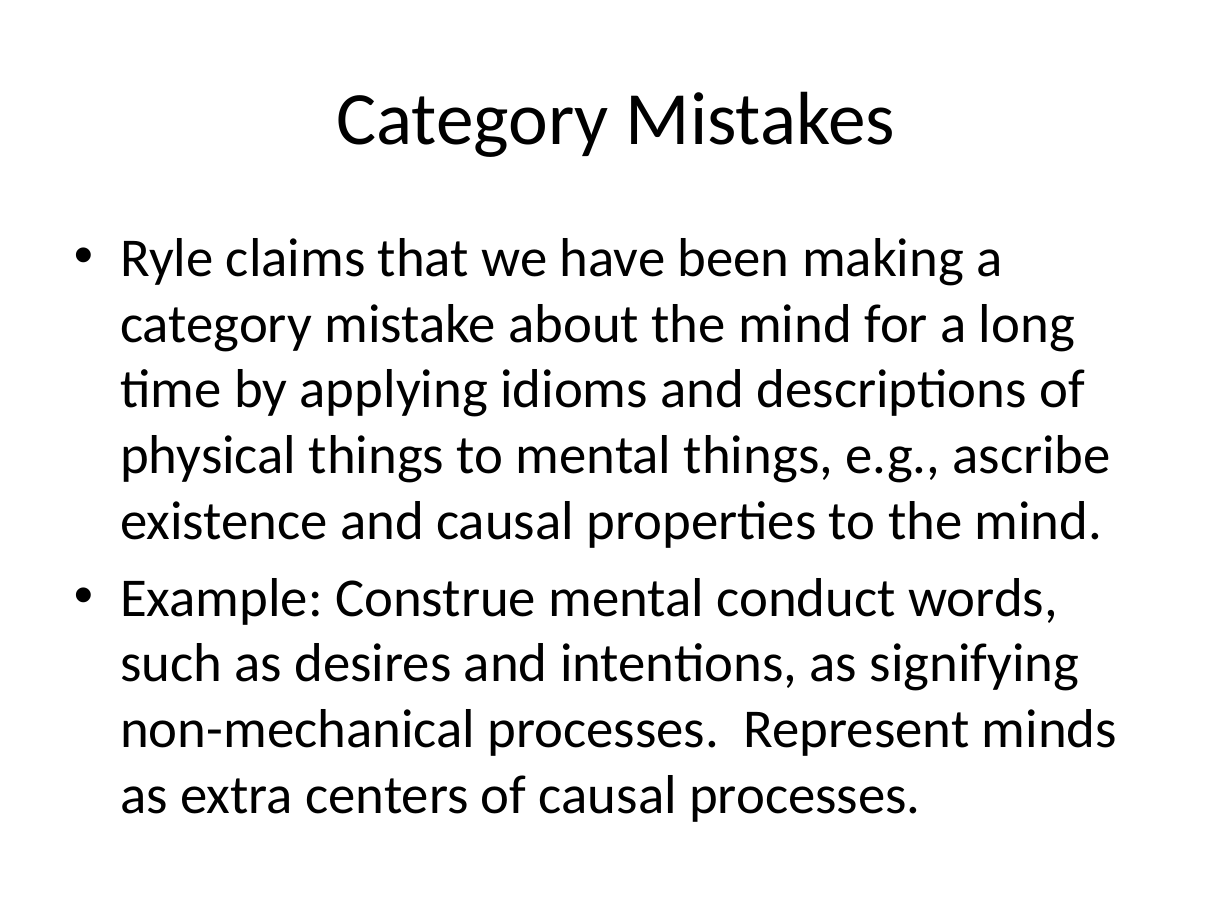
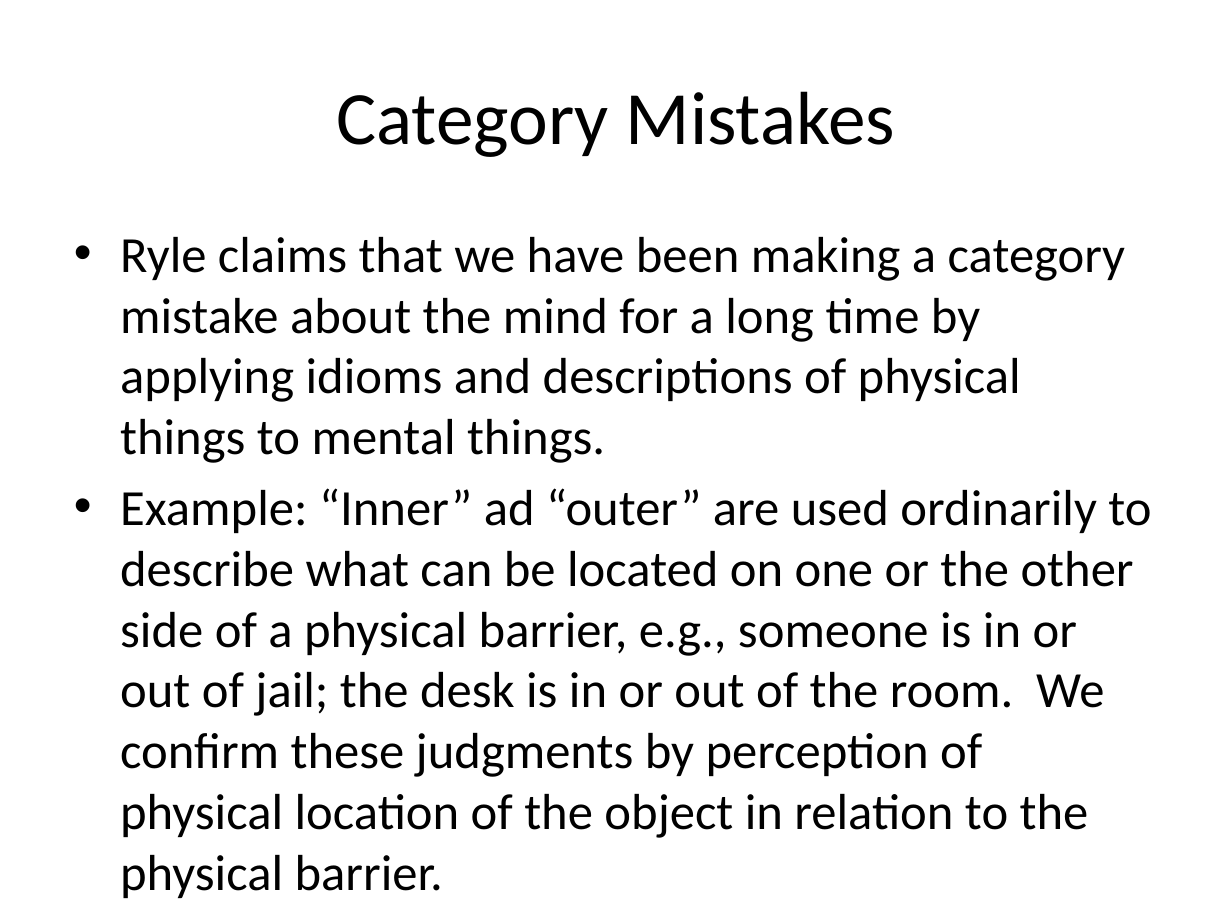
Before and after one commit to Ediblelnk/Kutztown-MSC, a slide deck: slide 20 of PHI241-philosophy-of-the-mind/lecture-slides/Behaviorism.pptx. Drawn at 1232x924 pixels with LibreOffice and Linux fonts; fonts in the diff are those of the drawing. Boxes give left, top, right and bottom in pixels: in the first picture for what was removed or moved away, otherwise in the second. Text is boxed around its words. In the diff, an @@ line names an element or a change of style, - is before the commit and + after.

```diff
--- a/PHI241-philosophy-of-the-mind/lecture-slides/Behaviorism.pptx
+++ b/PHI241-philosophy-of-the-mind/lecture-slides/Behaviorism.pptx
@@ text at bbox=[120, 237, 1151, 838]: text changed; size 32 to 29.6 pt @@
-• Ryle claims that we have been making a category mistake about the mind for a long time by applying idioms and descriptions of physical things to mental things, e.g., ascribe existence and causal properties to the mind.
-• Example: Construe mental conduct words, such as desires and intentions, as signifying non-mechanical processes. Represent minds as extra centers of causal processes.
+• Ryle claims that we have been making a category mistake about the mind for a long time by applying idioms and descriptions of physical things to mental things.
+• Example: “Inner” ad “outer” are used ordinarily to describe what can be located on one or the other side of a physical barrier, e.g., someone is in or out of jail; the desk is in or out of the room. We confirm these judgments by perception of physical location of the object in relation to the physical barrier.
```
Also in this commit, not shown: 12 slides added, 1 other file.
